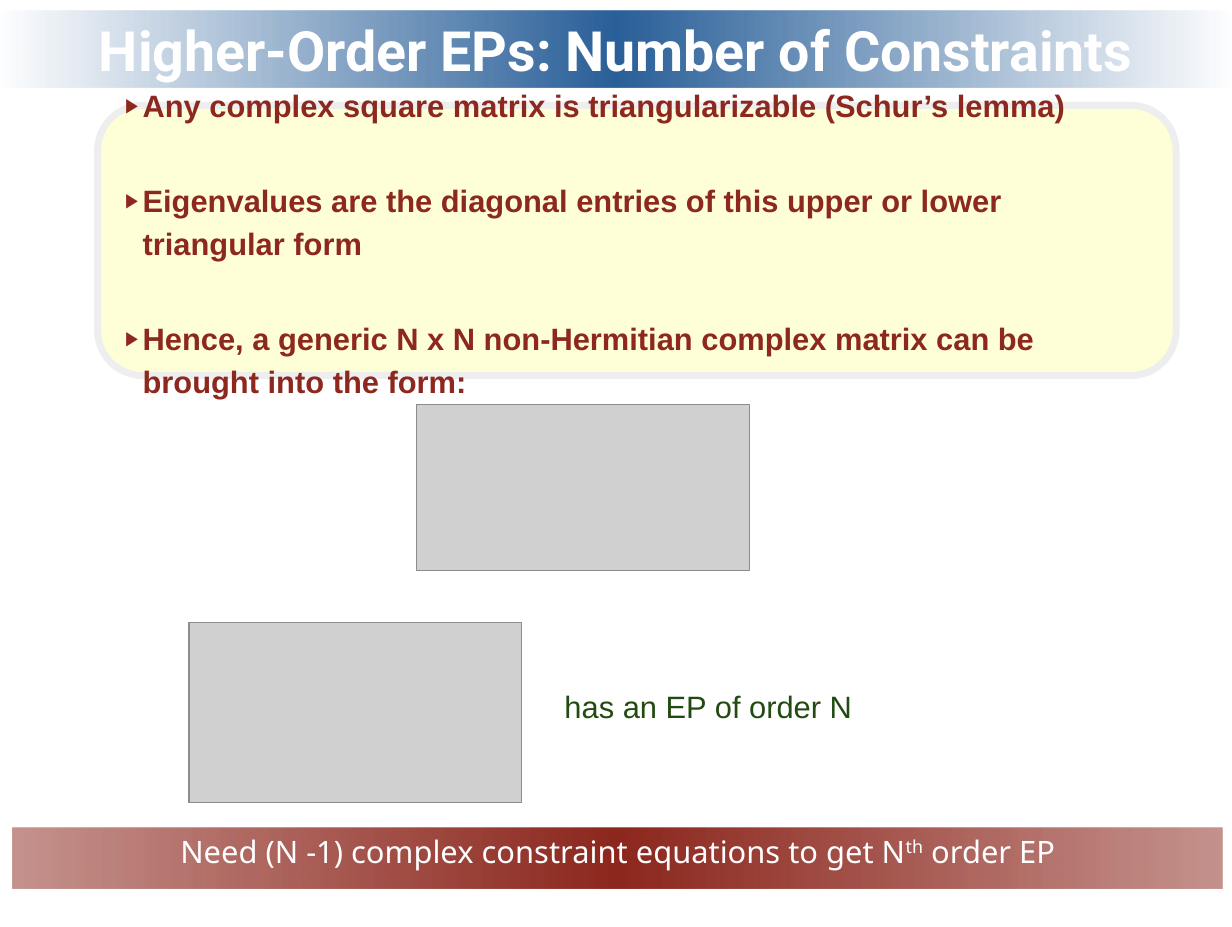
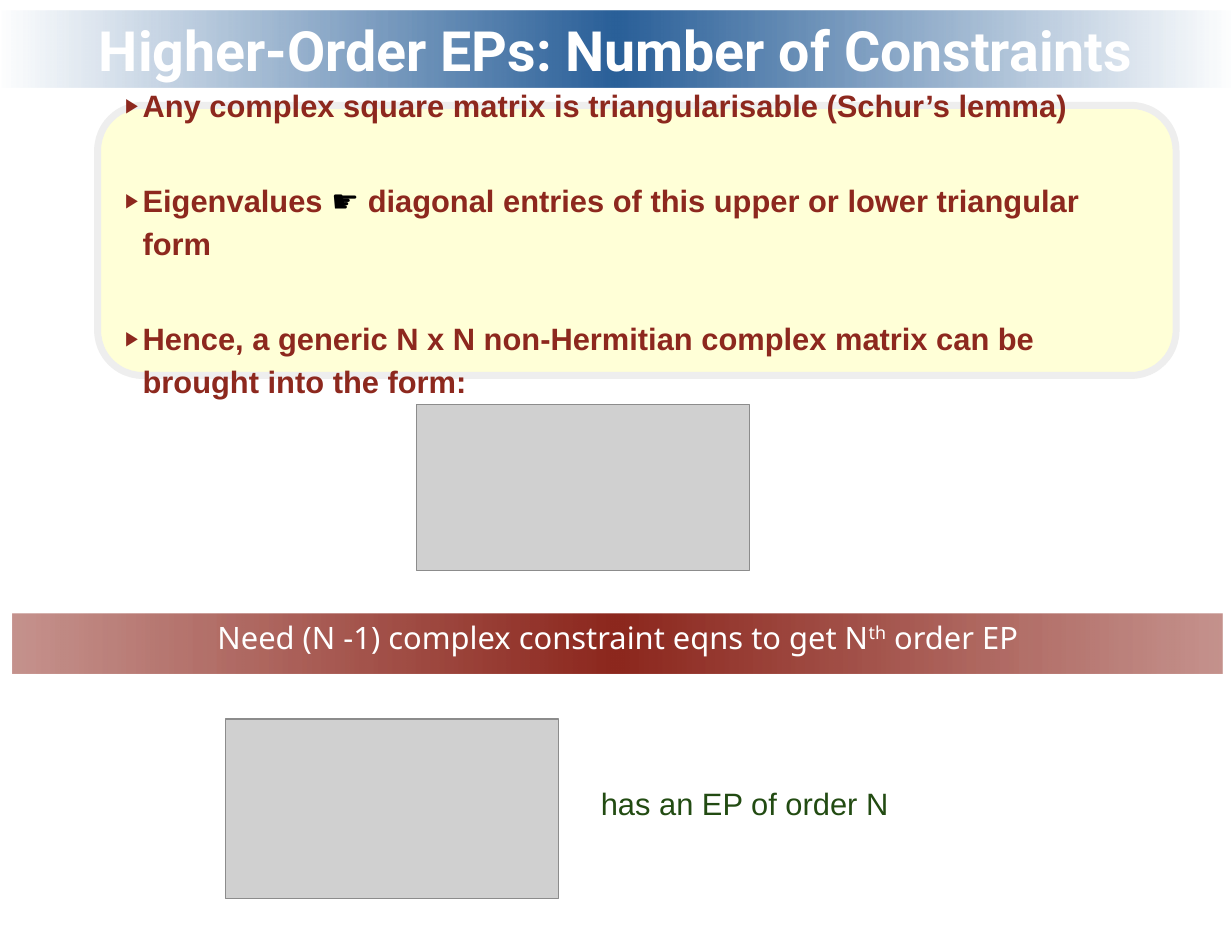
Before and after one commit to ipsita84/Puiseux-series, a slide deck: slide 15 of NH-2026.odp. Drawn at 1232x927 pixels with LibreOffice and Linux fonts; fonts in the diff are those of the drawing; grey boxes stand for pictures; background and template pictures are left out. Boxes give left, top, right and bottom in pixels: in the first picture for what was removed or moved away, otherwise in the second. Text is boxed around its words. In the diff, an @@ line names an element or a change of style, - is before the commit and + after.

```diff
--- a/NH-2026.odp
+++ b/NH-2026.odp
@@ text in rounded rectangle at box(143, 94, 1079, 256): text changed @@
-▶ Any complex square matrix is triangularizable (Schur’s lemma)
-▶ Eigenvalues are the diagonal entries of this upper or lower triangular form
+▶ Any complex square matrix is triangularisable (Schur’s lemma)
+▶ Eigenvalues ☛ diagonal entries of this upper or lower triangular form
@@ rectangle "Need (N -1) complex constraint ...": place and size @@
-rectangle "Need (N -1) complex constraint ..." at box(13, 828, 1223, 888)
+rectangle "Need (N -1) complex constraint ..." at box(13, 614, 1223, 674)
@@ text in rectangle at box(217, 625, 1018, 657): text changed @@
-Need (N -1) complex constraint equations to get Nth order EP
+Need (N -1) complex constraint eqns to get Nth order EP
@@ picture: place and size @@
-picture at box(189, 623, 522, 802)
+picture at box(225, 719, 558, 899)
@@ text "has an EP of order ...": place and size @@
-text "has an EP of order ..." at box(564, 695, 852, 719)
+text "has an EP of order ..." at box(601, 792, 888, 816)
```
Also in this commit, not shown: 8 other slides changed, 1 slide removed, 1 other file.
